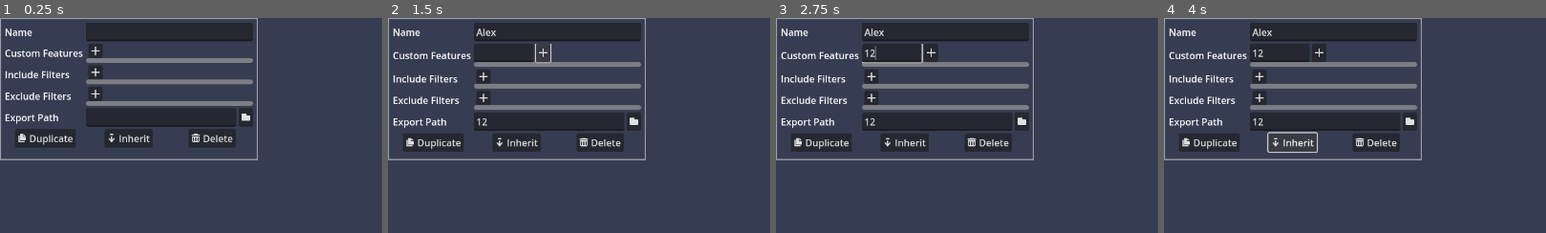
Above: before the commit, frames 1-4 (left to right).
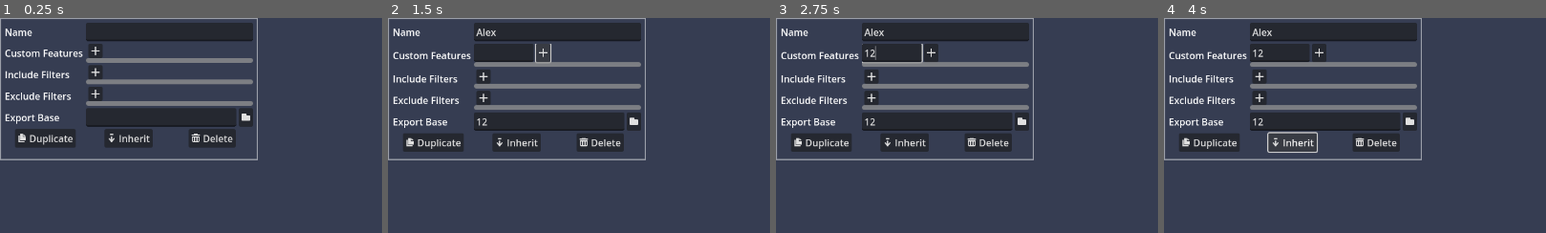
Above: after the commit, the same moments.

Repository: KoBeWi/Godot-Project-Builds
Game: Godot game, scene res://Nodes/PresetTemplate.tscn
Two runs of this game, one before a commit and one after it. Both use one fixed random seed, a clock stepped at 60 frames per second and the inputs below. This scene is started directly instead of the project's main scene.
Inputs (mouse positions are % of the whole screen's width and height, from its top left):
- Up to frame 1 (0.25 s): no input
- Up to frame 2 (1.5 s): click (22, 3) at 0.52 s; type "Alex" at 0.6 s; click (21, 23) at 0.75 s; type "12" at 0.83 s; click (12, 8) at 1.27 s
- Up to frame 3 (2.75 s): click (15, 8) at 2.02 s; type "12" at 2.1 s
- Up to frame 4 (4 s): click "Duplicate" at 2.75 s; click "Inherit" at 3.5 s
The pictures show only the part of the screen within x 0-50%, y 0-50%; the shares and areas given below are measured in that part.

The runs differ from the first frame. In frame 1, 0.1% of the frame differs, in the area x 10-16%, y 44-48%; in frame 2, 0.1%, in the area x 10-16%, y 46-51%; in frame 3, 0.1%; in frame 4, 0.1%.

Commit message:
Improve exporting

Diff:
--- a/Nodes/PresetTemplate.tscn
+++ b/Nodes/PresetTemplate.tscn
@@ -129,13 +129,12 @@
 
 [node name="Label5" type="Label" parent="VBoxContainer/GridContainer"]
 layout_mode = 2
-text = "Export Path"
+text = "Export Base"
 
 [node name="ExportPath" parent="VBoxContainer/GridContainer" instance=ExtResource("2_at7ma")]
 unique_name_in_owner = true
 layout_mode = 2
 size_flags_horizontal = 3
-mode = 2
 scope = 1
 
 [node name="HBoxContainer" type="HBoxContainer" parent="VBoxContainer"]
--- a/Nodes/RoutinePreview.tscn
+++ b/Nodes/RoutinePreview.tscn
@@ -41,6 +41,11 @@
 
 func connect_edit(target: Callable):
 	%Edit.pressed.connect(target)
+
+func delete() -> void:
+	Data.routines.erase(data)
+	Data.queue_save_local_config()
+	queue_free()
 "
 
 [node name="Routinepreview" type="PanelContainer"]
@@ -100,3 +105,5 @@
 text = "Delete"
 icon = ExtResource("2_064c3")
 alignment = 0
+
+[connection signal="pressed" from="VBoxContainer/Button2" to="." method="delete"]
--- a/Tasks/ExportProject.tscn
+++ b/Tasks/ExportProject.tscn
@@ -20,17 +20,6 @@
 
 func _get_command() -> String:
 	return \"%godot%\"
-
-func _get_arguments() -> PackedStringArray:
-	export_debug = debug.button_pressed
-	var ret := super()
-
-	ret.append(\"--path\")
-	ret.append(Data.project_path)
-
-	ret.append(get_preset_name())
-
-	return ret
 
 func _initialize(project_path: String):
 	super(project_path)
@@ -62,6 +51,9 @@
 					break
 
 	set_export_path(path)
+	export_debug = debug.button_pressed
+	export_preset = get_preset_name()
+
 	super()
 
 func _load():
--- a/Tasks/ExportProjectFromTemplate.tscn
+++ b/Tasks/ExportProjectFromTemplate.tscn
@@ -7,6 +7,7 @@
 
 @onready var preset_list: OptionButton = %PresetList
 @onready var template_list: OptionButton = %TemplateList
+@onready var path_suffix: LineEdit = %PathSuffix
 @onready var debug: CheckBox = %Debug
 
 var custom_preset: int
@@ -19,17 +20,6 @@
 
 func _get_command() -> String:
 	return \"%godot%\"
-
-func _get_arguments() -> PackedStringArray:
-	export_debug = debug.button_pressed
-	var ret := super()
-
-	ret.append(\"--path\")
-	ret.append(Data.project_path)
-
-	ret.append(CUSTOM_PRESET)
-
-	return ret
 
 func _initialize(project_path: String):
 	super(project_path)
@@ -69,12 +59,11 @@
 
 	export_presets.set_value(new_section, \"name\", CUSTOM_PRESET)
 	export_presets.set_value(new_section, \"custom_features\", \", \".join(template[\"custom_features\"]))
-	export_presets.set_value(new_section, \"include_filters\", \", \".join(template[\"include_filters\"]))
-	export_presets.set_value(new_section, \"exclude_filters\", \", \".join(template[\"exclude_filters\"]))
+	export_presets.set_value(new_section, \"include_filter\", \", \".join(template[\"include_filters\"]))
+	export_presets.set_value(new_section, \"exclude_filter\", \", \".join(template[\"exclude_filters\"]))
 
 	if not template[\"export_path\"].is_empty():
-		export_presets.set_value(new_section, \"export_path\", template[\"export_path\"])
-		override_path = true
+		export_presets.set_value(new_section, \"export_path\", template[\"export_path\"].path_join(path_suffix.text))
 	set_export_path(export_presets.get_value(new_section, \"export_path\", \"\"))
 
 	new_section = \"preset.%d.options\" % custom_preset
@@ -83,6 +72,10 @@
 		export_presets.set_value(new_section, key, export_presets.get_value(section, key))
 
 	export_presets.save(preset_path)
+
+	export_debug = debug.button_pressed
+	export_preset = CUSTOM_PRESET
+
 	super()
 
 func _cleanup() -> void:
@@ -112,11 +105,13 @@
 			template_list.selected = i
 			break
 
+	path_suffix.text = data[\"path_suffix\"]
 	debug.button_pressed = data[\"debug\"]
 
 func _store():
 	data[\"preset\"] = preset_list.get_item_text(preset_list.selected)
 	data[\"template\"] = template_list.get_item_text(template_list.selected)
+	data[\"path_suffix\"] = path_suffix.text
 	data[\"debug\"] = debug.button_pressed
 
 func _get_task_info() -> PackedStringArray:
@@ -128,12 +123,11 @@
 	]
 "
 
-[node name="ExportProject" type="VBoxContainer"]
+[node name="ExportProjectFromTemplate" type="VBoxContainer"]
 script = SubResource("GDScript_mlhhy")
 
 [node name="GridContainer" type="GridContainer" parent="."]
 layout_mode = 2
-size_flags_horizontal = 4
 columns = 2
 
 [node name="Label" type="Label" parent="GridContainer"]
@@ -154,6 +148,14 @@
 layout_mode = 2
 size_flags_horizontal = 3
 
+[node name="Label3" type="Label" parent="GridContainer"]
+layout_mode = 2
+text = "Path Suffix"
+
+[node name="PathSuffix" type="LineEdit" parent="GridContainer"]
+unique_name_in_owner = true
+layout_mode = 2
+
 [node name="Debug" type="CheckBox" parent="."]
 unique_name_in_owner = true
 layout_mode = 2
--- a/Tasks/ExportTask.gd
+++ b/Tasks/ExportTask.gd
@@ -6,6 +6,7 @@
 var override_path: bool
 var preset_path: String
 var export_path: String
+var export_preset: String
 
 func _initialize(project_path: String):
 	preset_path = project_path.path_join("export_presets.cfg")
@@ -48,6 +49,9 @@
 	else:
 		ret.append("--headless")
 
+	ret.append("--path")
+	ret.append(Data.project_path)
+
 	if export_debug:
 		ret.append("--export-debug")
 	elif is_godot_3:
@@ -55,6 +59,8 @@
 	else:
 		ret.append("--export-release")
 
+	ret.append(export_preset)
+
 	if override_path:
 		ret.append(export_path)
 
